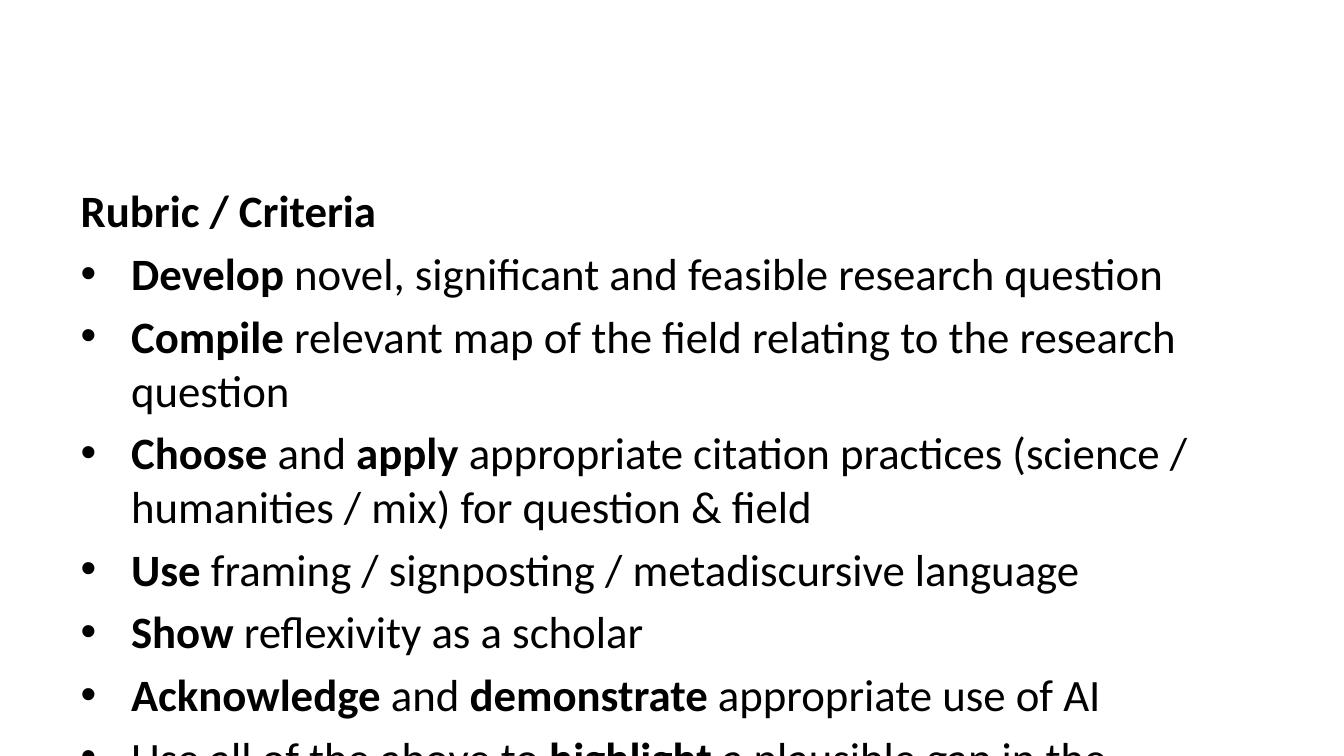
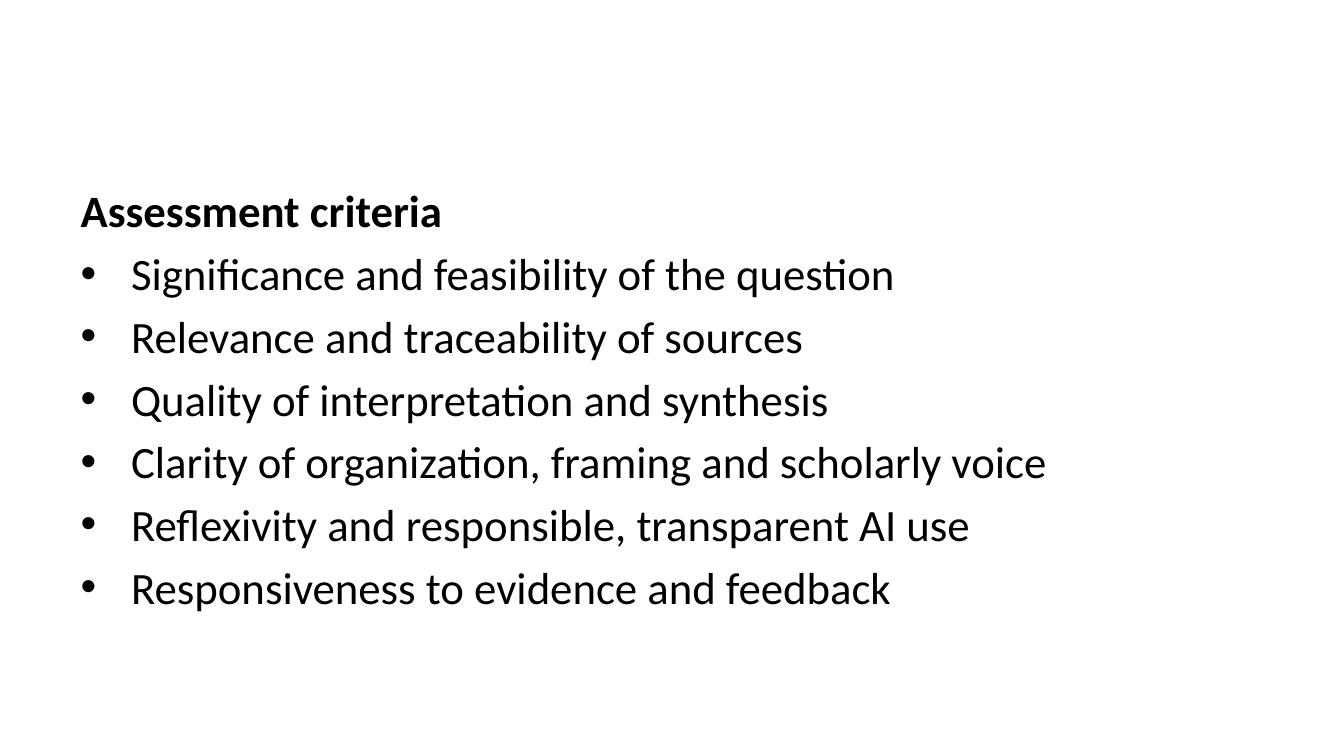
Before and after one commit to liammagee/machinespirits-content-philosophy, a slide deck: slide 9 of courses/590-fall-2026/590-lecture-1.pptx. Drawn at 1344x756 pixels with LibreOffice and Linux fonts; fonts in the diff are those of the drawing. Boxes give left, top, right and bottom in pixels: in the first picture for what was removed or moved away, otherwise in the second. Text is boxed around its words. In the diff, an @@ line names an element or a change of style, - is before the commit and + after.

```diff
--- a/courses/590-fall-2026/590-lecture-1.pptx
+++ b/courses/590-fall-2026/590-lecture-1.pptx
@@ text at bbox=[81, 195, 1046, 612]: text changed @@
-Rubric / Criteria
-• Develop novel, significant and feasible research question
-• Compile relevant map of the field relating to the research question
-• Choose and apply appropriate citation practices (science / humanities / mix) for question & field
-• Use framing / signposting / metadiscursive language
-• Show reflexivity as a scholar
-• Acknowledge and demonstrate appropriate use of AI
-• Use all of the above to highlight a plausible gap in the literature
+Assessment criteria
+• Significance and feasibility of the question
+• Relevance and traceability of sources
+• Quality of interpretation and synthesis
+• Clarity of organization, framing and scholarly voice
+• Reflexivity and responsible, transparent AI use
+• Responsiveness to evidence and feedback
```
Also in this commit, not shown: 3 other slides changed, 1 slide removed, 10 other files.
